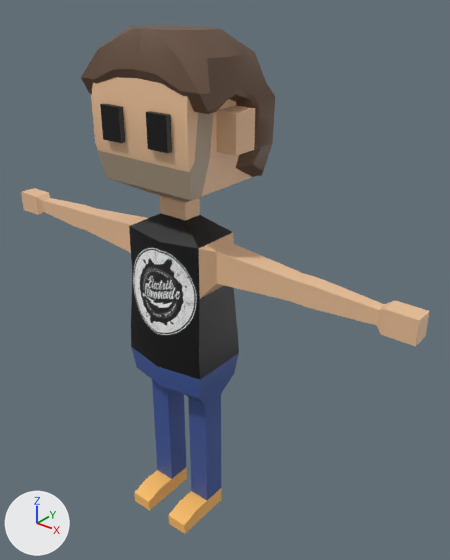
Before and after pictures for a commit that changed the Blender file Art/Sam.blend.
Both versions are drawn from a 50 mm lens placed at (1.149, -1.233, 1.65), pointed at (0.077, 0.108, 0.819). The lights are fixed; the arrows at lower left show +X, +Y and +Z.

The older version as bpy lines, for what is in view:
```python
me_cube_001 = bpy.data.meshes.new('Cube.001')
me_cube_001.from_pydata(...)  # 426 vertices, 386 faces; spans x -0.73..0.73, y -0.16..0.19, z 0.0..1.54
me_cube_001.polygons.foreach_set('use_smooth', [True] * 386)
# faces by material slot: [382, 4]
me_cube_001.materials.append(mat_vertex_colours)
me_cube_001.materials.append(mat_el_logo)
ob_julz = bpy.data.objects.new('Julz', me_cube_001)
ob_julz.location = (0.0, 0.0, 0.0)
```
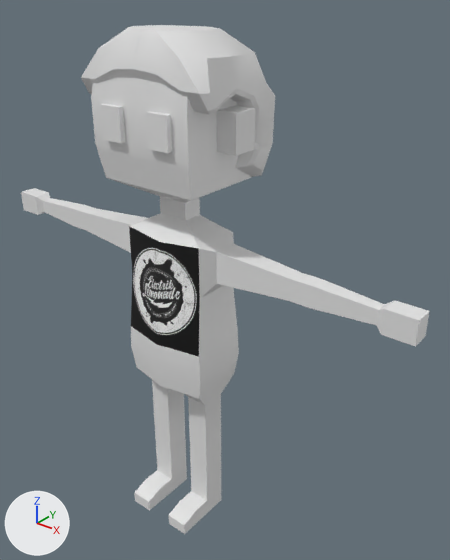
What the commit changed:
Material 'EL Logo.001' (mat_el_logo_001) is new.
Its texture is img_elektric_lemonade_logo_small_jpg.
Material 'Vertex Colours.001' (mat_vertex_colours_001) is new.
Its base color is (0.8, 0.8, 0.8) (white #e7e7e7).
me_cube_001 has 426 vertices, 386 faces and spans x -0.73..0.73, y -0.16..0.19, z 0.0..1.54.
me_cube_001 is used by ob_julz; location (0.0, 0.0, 0.0).
me_cube_001 part 1: all 382 faces that had it switch from mat_vertex_colours to mat_vertex_colours_001 (white #e7e7e7).
me_cube_001 part 2: all 4 faces that had it switch from mat_el_logo to mat_el_logo_001 (picture img_elektric_lemonade_logo_small_jpg).

Changed parts and their boxes [x1, y1, x2, y2] in the pictures (450 x 560 px):
part 1 of me_cube_001, recoloured (beige to grey): [21, 25, 430, 534] in both
part 2 of me_cube_001, recoloured (black to grey): [129, 226, 200, 357] in both
